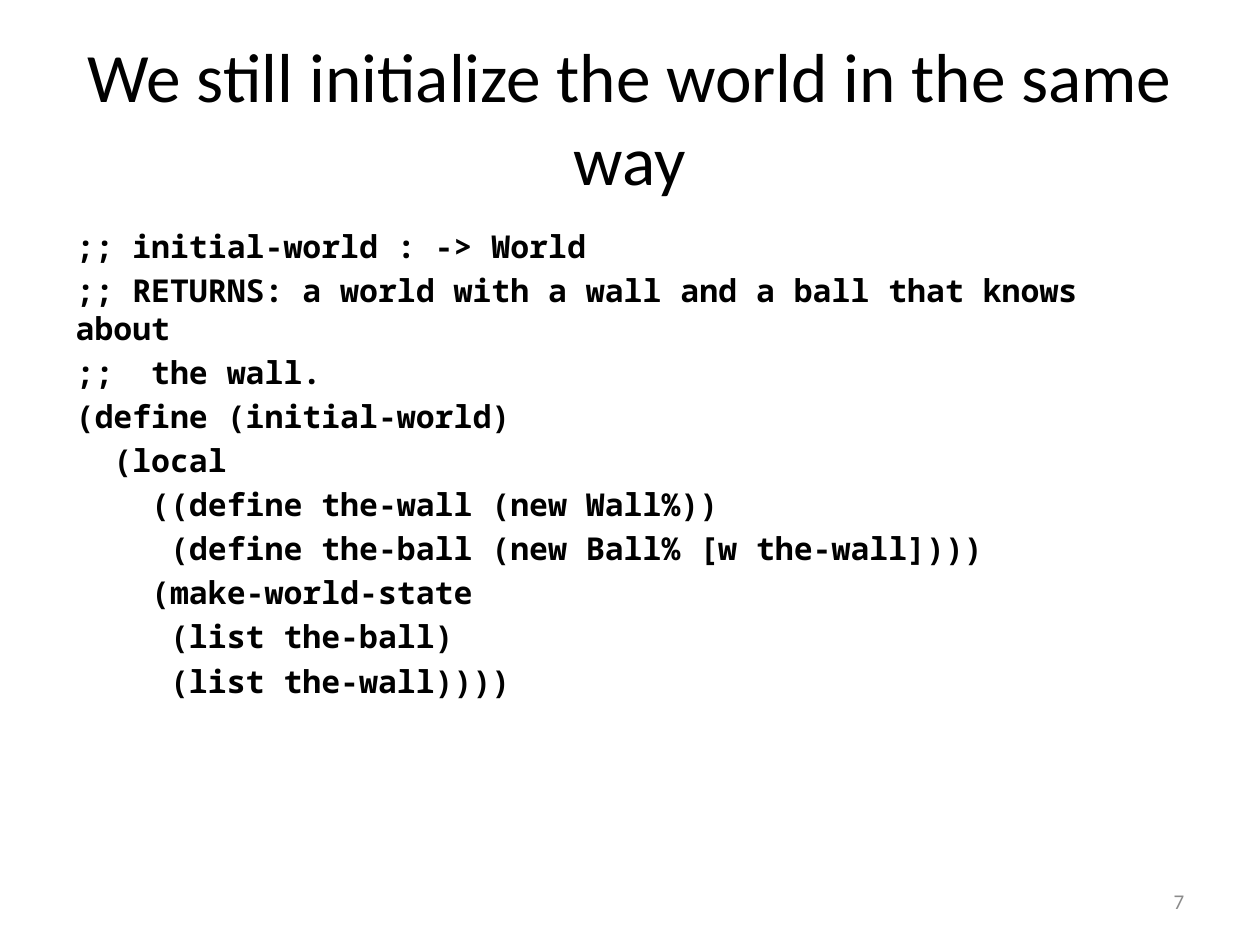
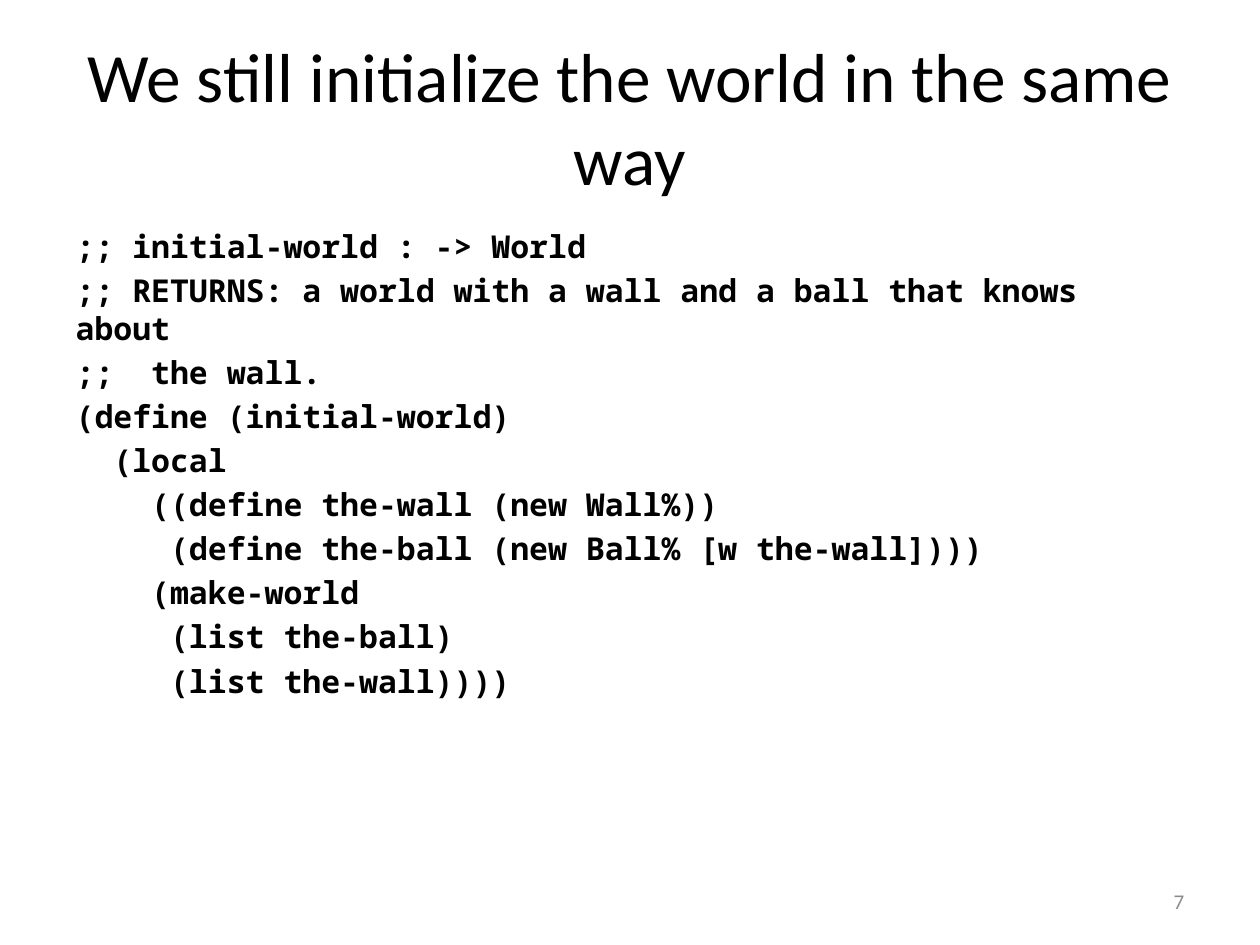
Before and after one commit to mwand/cs5010f16, a slide deck: slide 7 of Slides/Lesson 10.5 Generalizing this Design.pptx. Drawn at 1260x945 pixels with LibreOffice and Linux fonts; fonts in the diff are those of the drawing. Boxes give left, top, right and bottom in pixels: in the first picture for what was removed or moved away, otherwise in the second. Text is boxed around its words. In the diff, an @@ line names an element or a change of style, - is before the commit and + after.

```diff
--- a/Slides/Lesson 10.5 Generalizing this Design.pptx
+++ b/Slides/Lesson 10.5 Generalizing this Design.pptx
@@ text at (x1=151, y1=580, x2=359, y2=610): text changed @@
-(make-world-state
+(make-world
```
Also in this commit, not shown: 8 other slides changed, 4 other files.
